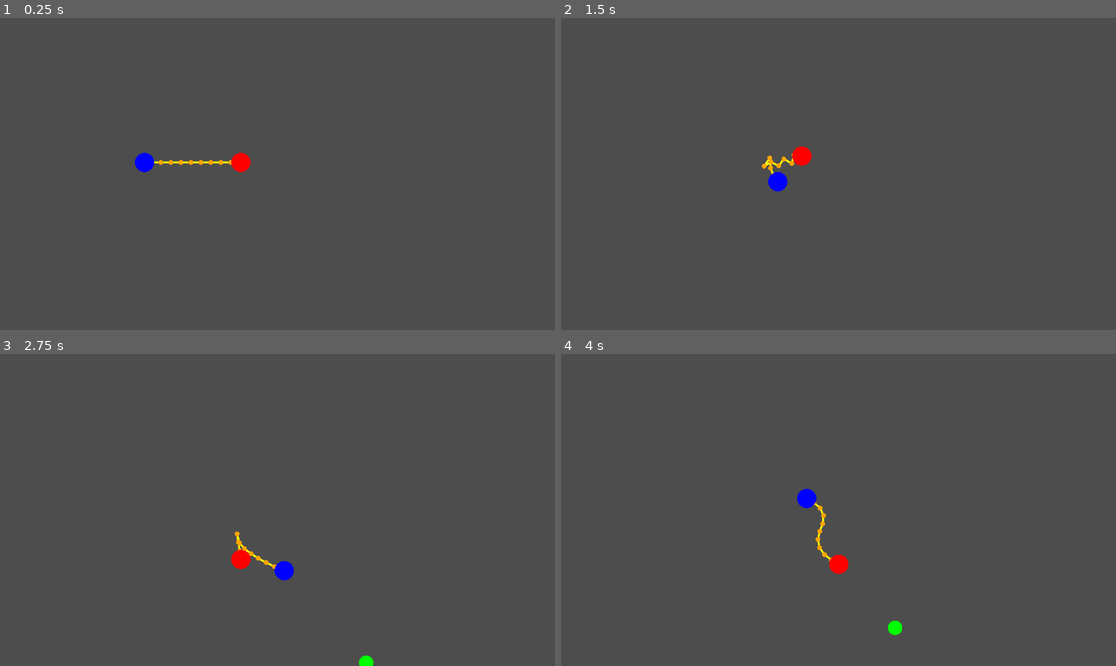
Above: before the commit, frames 1-4 (two rows, left to right).
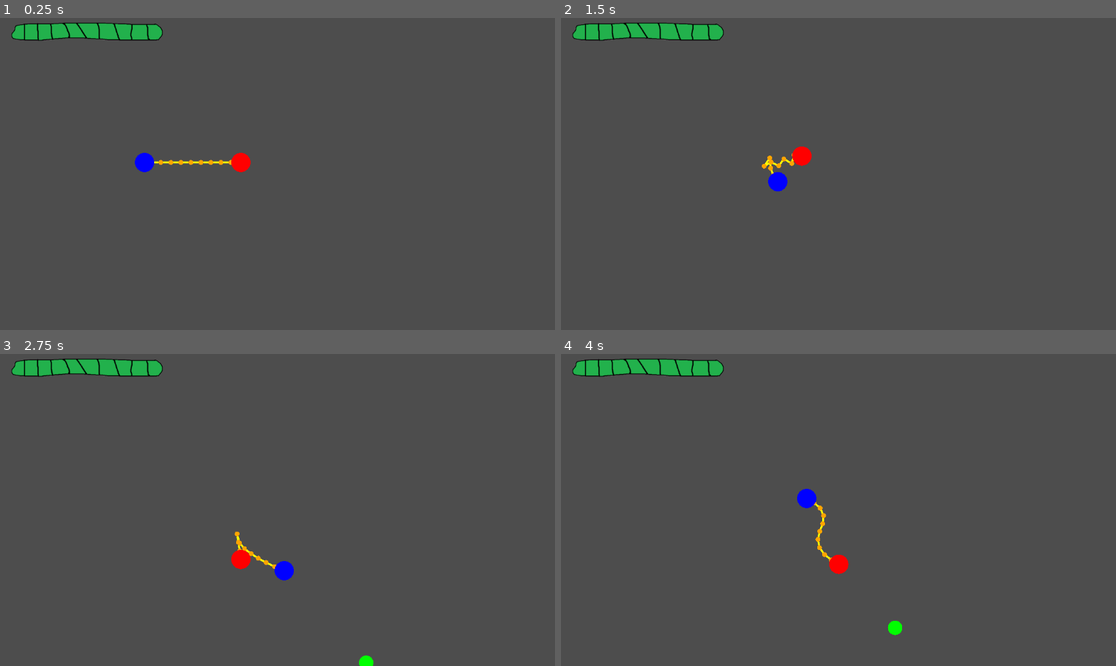
Above: after the commit, the same moments.

Repository: K2bit/PrisonGame
Game: Godot game, scene res://game.tscn
Two runs of this game, one before a commit and one after it. Both use one fixed random seed, a clock stepped at 60 frames per second and the inputs below.
Inputs:
- Up to frame 1 (0.25 s): no input
- Up to frame 2 (1.5 s): tap Enter at 0.5 s; hold D 0.53-1.28 s; hold R 0.53-1.28 s; hold S from 1.28 s (still down); tap I at 1.35 s
- Up to frame 3 (2.75 s): release S at 2.03 s; hold D from 2.03 s (still down); hold K from 2.03 s (still down)
- Up to frame 4 (4 s): release D at 2.78 s; release K at 2.78 s; hold W 2.78-3.53 s; tap J at 2.85 s; hold A from 3.53 s (still down); hold L from 3.53 s (still down)

The runs differ from the first frame. In frame 1, 1.4% of the frame differs, in the area x 2-30%, y 1-8%; in frame 2, 1.4%; in frame 3, 1.4%; in frame 4, 1.4%.

Commit message:
Added: health bar for player one to game scene

Diff:
--- a/game.tscn
+++ b/game.tscn
@@ -1,9 +1,10 @@
-[gd_scene load_steps=5 format=3 uid="uid://cnpyxis7la3bq"]
+[gd_scene load_steps=6 format=3 uid="uid://cnpyxis7la3bq"]
 
 [ext_resource type="Script" uid="uid://dc62tt1tmkfki" path="res://chain_manager.gd" id="1_e2o6t"]
-[ext_resource type="PackedScene" uid="uid://wmfrlg818b1k" path="res://player.tscn" id="2_feb5d"]
+[ext_resource type="PackedScene" uid="uid://wmfrlg818b1k" path="res://entities/player/player.tscn" id="2_feb5d"]
 [ext_resource type="Script" uid="uid://csvc81itaisdl" path="res://zombie_spawner.gd" id="3_feb5d"]
-[ext_resource type="PackedScene" uid="uid://bu4h61b55orgt" path="res://zombie.tscn" id="4_fc0e3"]
+[ext_resource type="PackedScene" uid="uid://bu4h61b55orgt" path="res://entities/zombies/zombie.tscn" id="4_fc0e3"]
+[ext_resource type="Texture2D" uid="uid://ctg2qrxf1exu8" path="res://assets/ui/health-bar/health-bar-100-player-one.png" id="5_7jktm"]
 
 [node name="Game" type="Node2D"]
 
@@ -29,3 +30,13 @@
 limit_top = 0
 limit_right = 1152
 limit_bottom = 648
+
+[node name="CanvasLayer" type="CanvasLayer" parent="."]
+
+[node name="HealthBar" type="TextureRect" parent="CanvasLayer"]
+offset_left = 23.0
+offset_top = 6.0
+offset_right = 337.85104
+offset_bottom = 55.0
+texture = ExtResource("5_7jktm")
+expand_mode = 1
Not shown, added: assets/ui/health-bar/health-bar-0-player.png.import
Not shown, added: assets/ui/health-bar/health-bar-10-player.png.import
Not shown, added: assets/ui/health-bar/health-bar-100-player-one.png.import
Not shown, added: assets/ui/health-bar/health-bar-20-player.png.import
Not shown, added: assets/ui/health-bar/health-bar-30-player.png.import
Not shown, added: assets/ui/health-bar/health-bar-40-player.png.import
Not shown, added: assets/ui/health-bar/health-bar-50-player.png.import
Not shown, added: assets/ui/health-bar/health-bar-60-player.png.import
Not shown, added: assets/ui/health-bar/health-bar-70-player.png.import
Not shown, added: assets/ui/health-bar/health-bar-80-player.png.import
Not shown, added: assets/ui/health-bar/health-bar-90-player.png.import
